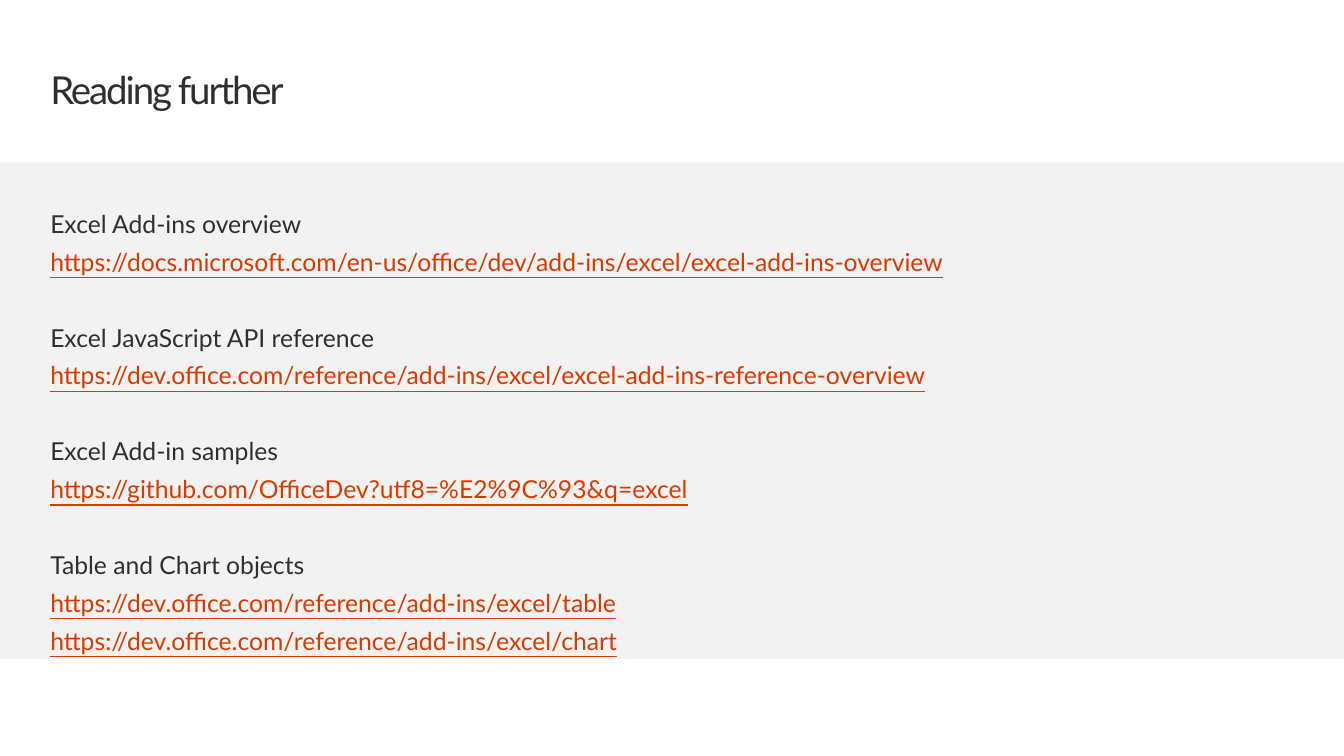
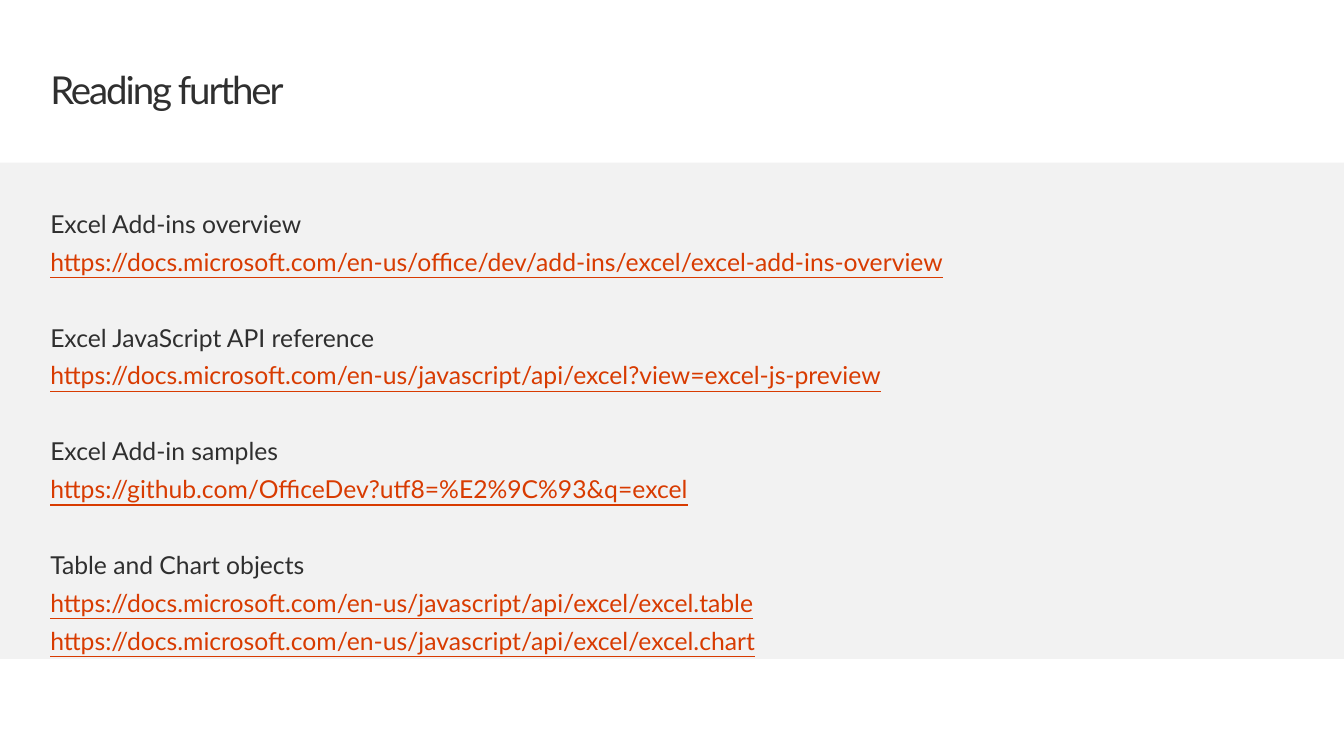
Before and after one commit to fabbbiob/TrainingContent, a slide deck: slide 19 of OfficeAddin/02 Building Add-ins for Microsoft Excel/01 Tables and Charts in Excel Add-ins.pptx. Drawn at 1344x756 pixels with LibreOffice and Linux fonts; fonts in the diff are those of the drawing; background and template pictures are left out. Boxes give left, top, right and bottom in pixels: in the first picture for what was removed or moved away, otherwise in the second. Text is boxed around its words. In the diff, an @@ line names an element or a change of style, - is before the commit and + after.

Commit message:
FY2020Q1 OfficeAddins M2 content refresh (#619)

```diff
--- a/OfficeAddin/02 Building Add-ins for Microsoft Excel/01 Tables and Charts in Excel Add-ins.pptx
+++ b/OfficeAddin/02 Building Add-ins for Microsoft Excel/01 Tables and Charts in Excel Add-ins.pptx
@@ text at [50, 365, 880, 389]: text changed @@
-https://dev.office.com/reference/add-ins/excel/excel-add-ins-reference-overview
+https://docs.microsoft.com/en-us/javascript/api/excel?view=excel-js-preview
@@ text at [50, 593, 755, 655]: text changed @@
-https://dev.office.com/reference/add-ins/excel/table
-https://dev.office.com/reference/add-ins/excel/chart
+https://docs.microsoft.com/en-us/javascript/api/excel/excel.table
+https://docs.microsoft.com/en-us/javascript/api/excel/excel.chart
```
Also in this commit, not shown: 3 other files.
